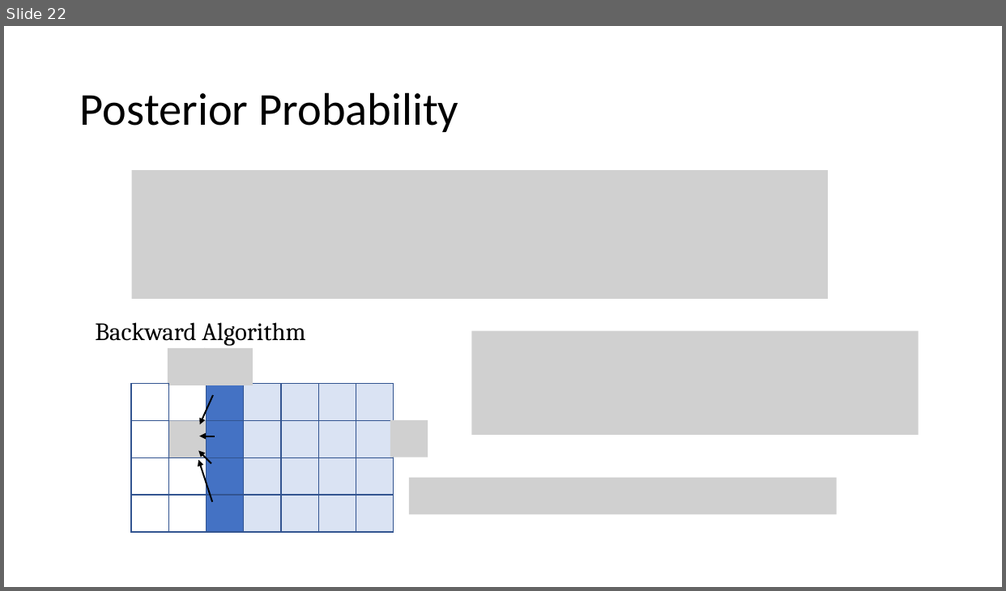
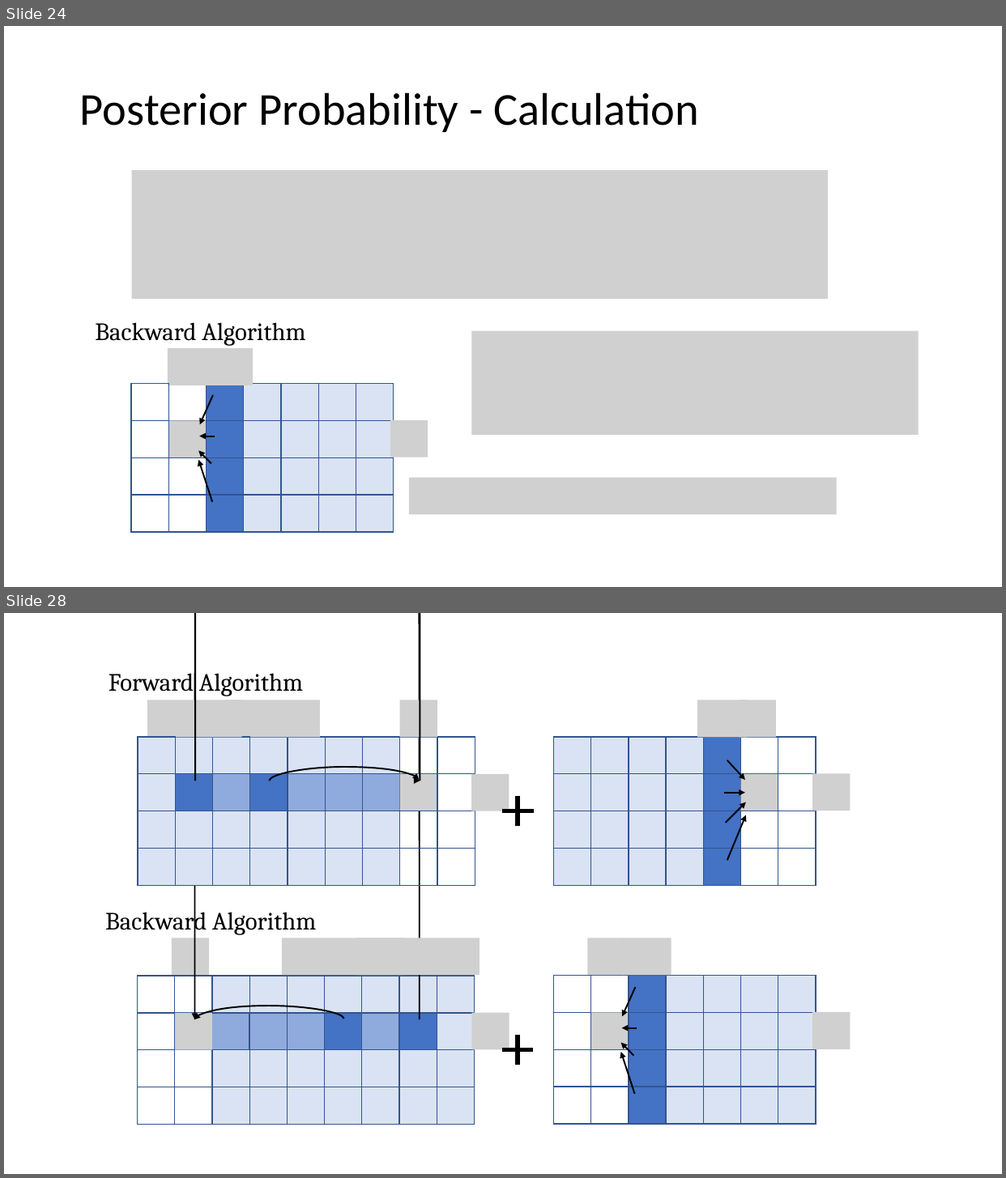
Before and after one commit to David-Taub/HOP-HMM, a slide deck: Help/ThesesPresentation2.pptx. Shown one above the other, each under a label of ours: slide 22 before the commit, slides 24 and 28 after it; the slides between them are not shown. The pictures are 1006x591 and 1006x1178 pixels, drawn with LibreOffice and Linux fonts; fonts in the diff are those of the drawing; grey boxes stand for pictures. Boxes give left, top, right and bottom in pixels: in the first picture for what was removed or moved away, otherwise in the second. Text is boxed around its words. In the diff, an @@ line names an element or a change of style, - is before the commit and + after.

```diff
--- a/Help/ThesesPresentation2.pptx
+++ b/Help/ThesesPresentation2.pptx
@@ slide 28 added at box(4, 613, 1002, 1174), background #FFFFFF @@
@@ group added at box(105, 673, 850, 1125): 124 rectangles, 18 pictures, 8 arrows, 4 curved arrows, 2 pluses, 2 texts @@
+Backward Algorithm
+Forward Algorithm
@@ what was slide 22 is now slide 24 @@
@@ slide 24 changed as well @@
@@ title at box(80, 92, 699, 132): text changed @@
-Posterior Probability
+Posterior Probability - Calculation
```
Also in this commit, not shown: 10 other slides changed, 3 other slides added, 3 other files.
